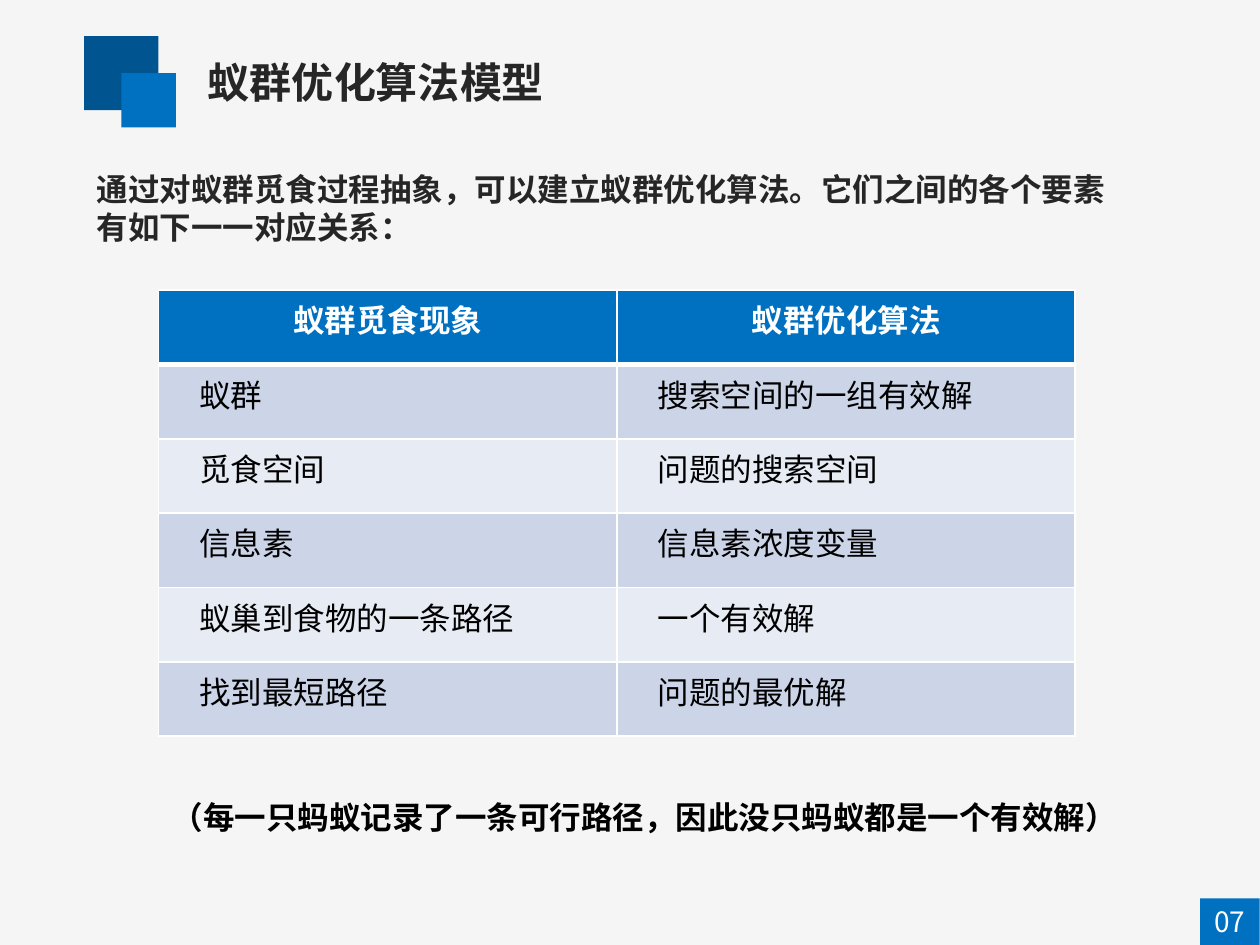
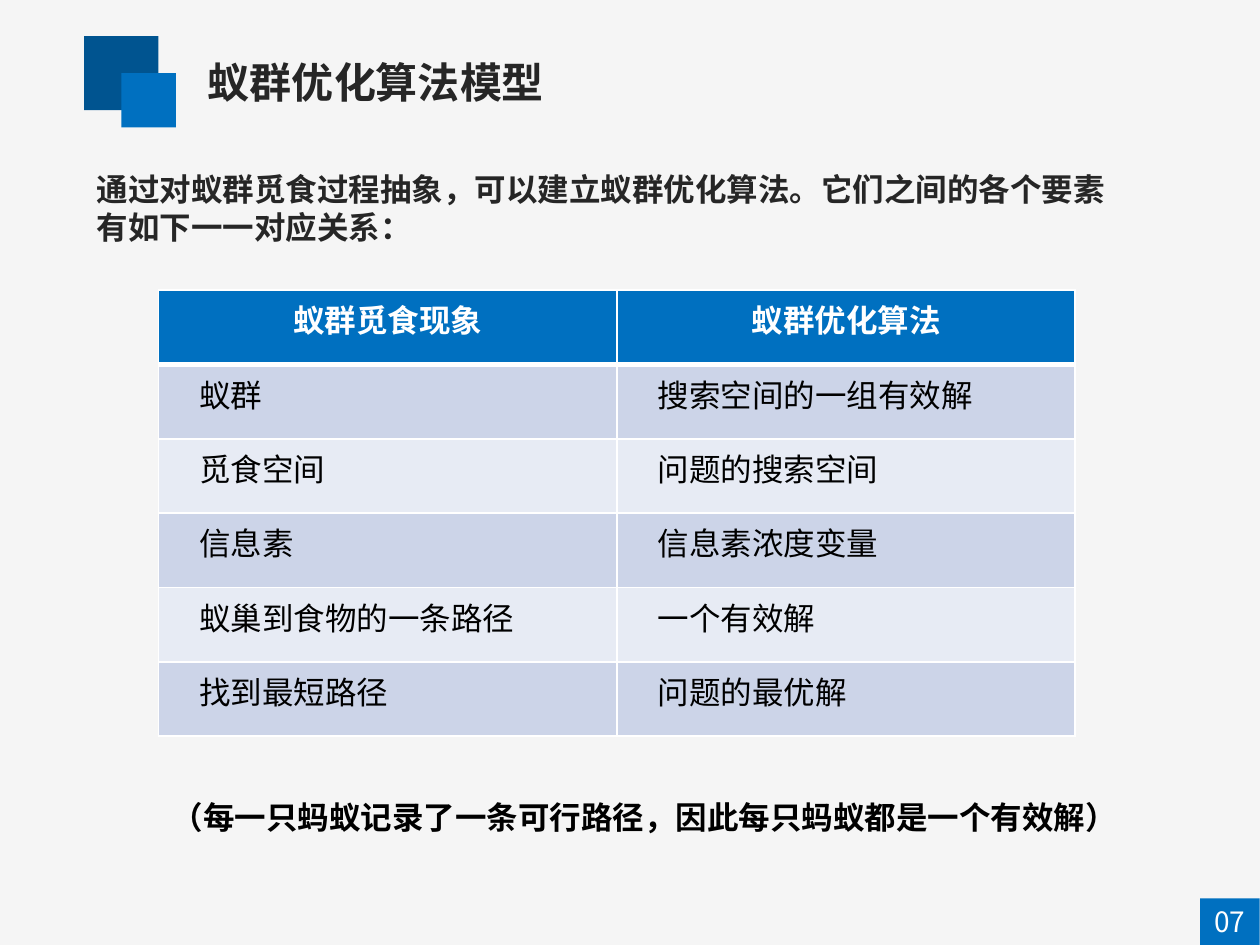
Before and after one commit to mapengfei-nwpu/ant, a slide deck: slide 7 of 蚁群优化算法.pptx. Drawn at 1260x945 pixels with LibreOffice and Linux fonts; fonts in the diff are those of the drawing. Boxes give left, top, right and bottom in pixels: in the first picture for what was removed or moved away, otherwise in the second. Text is boxed around its words. In the diff, an @@ line names an element or a change of style, - is before the commit and + after.

```diff
--- a/蚁群优化算法.pptx
+++ b/蚁群优化算法.pptx
@@ text at bbox=[172, 802, 1117, 834]: text changed @@
-（每一只蚂蚁记录了一条可行路径，因此没只蚂蚁都是一个有效解）
+（每一只蚂蚁记录了一条可行路径，因此每只蚂蚁都是一个有效解）
```
Also in this commit, not shown: 6 other slides changed, 3 slides added, 2 slides removed, 2 other files.
